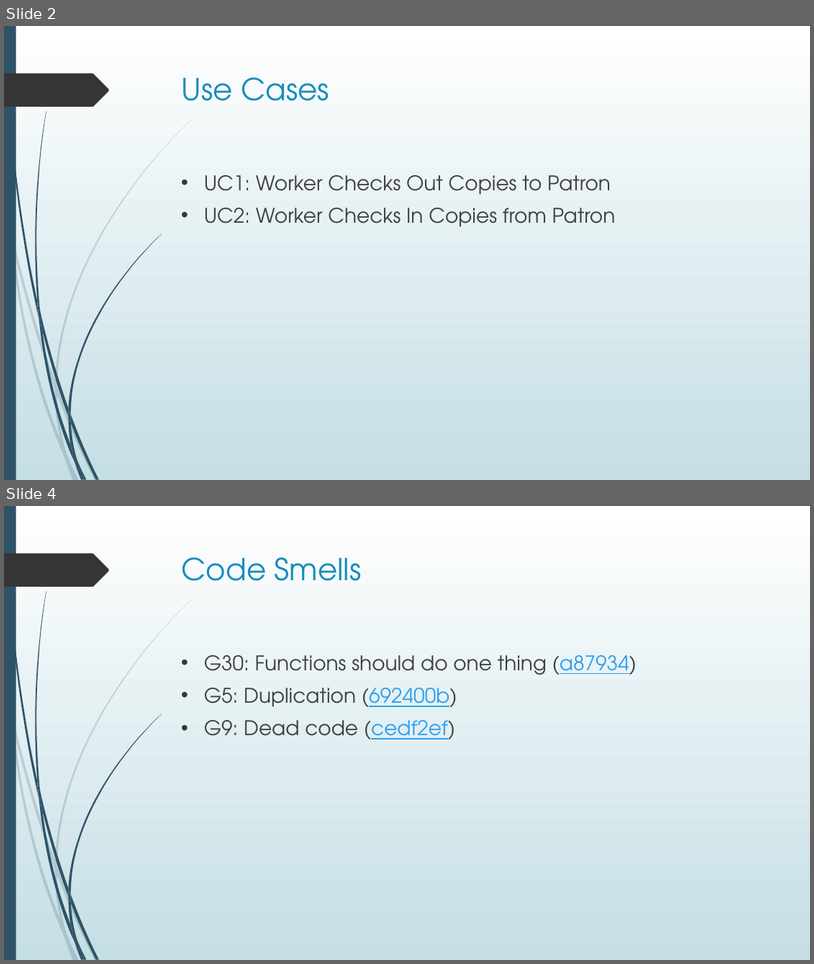
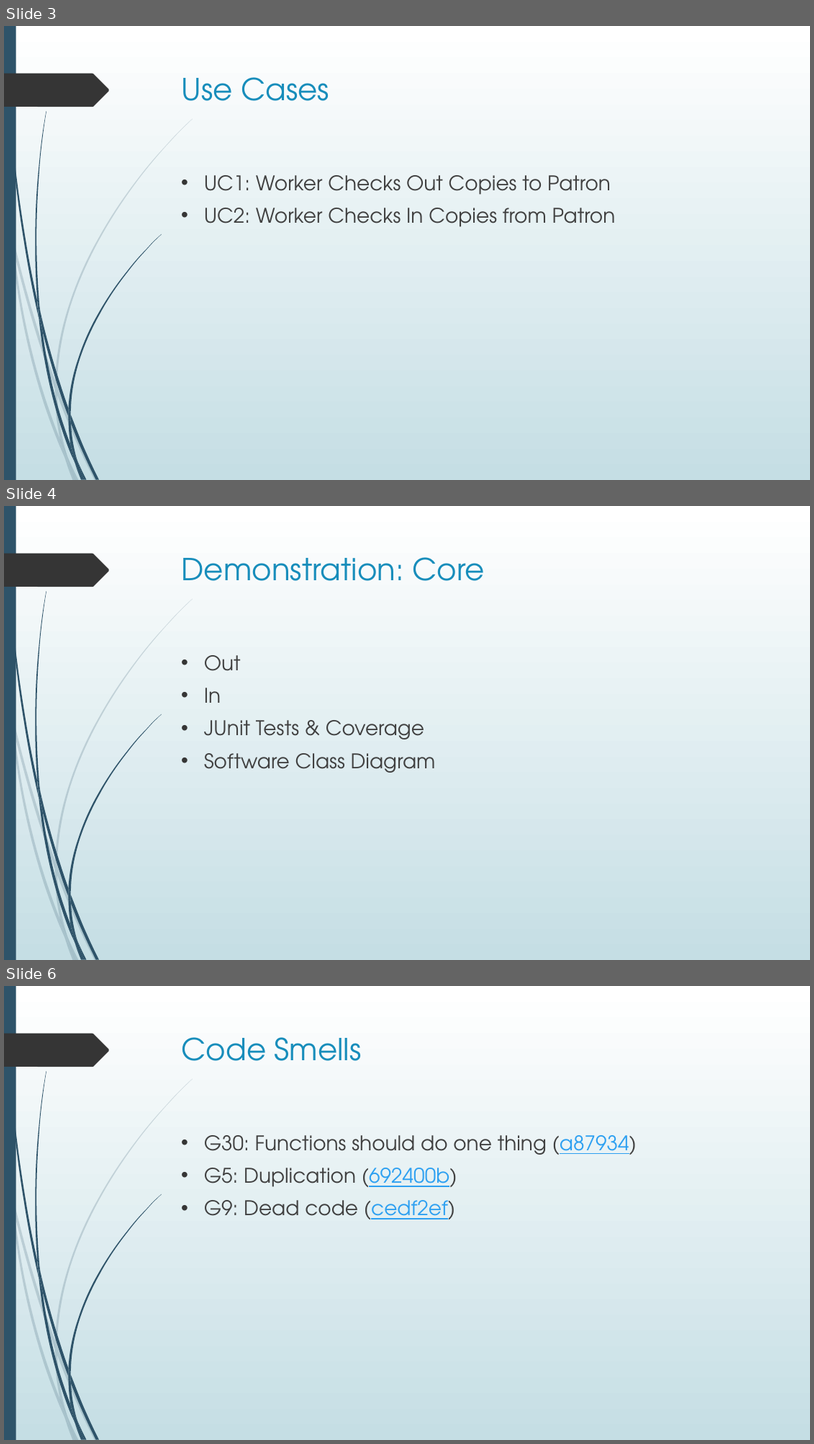
Before and after one commit to dan-ward/TP-6, a slide deck: TRL_final/Textbook Rental Library - Presentation.pptx. Shown one above the other, each under a label of ours: slides 2 and 4 before the commit, slides 3, 4 and 6 after it; the slides between them are not shown. The pictures are 814x964 and 814x1444 pixels, drawn with LibreOffice and Linux fonts; fonts in the diff are those of the drawing. Boxes give left, top, right and bottom in pixels: in the first picture for what was removed or moved away, otherwise in the second. Text is boxed around its words. In the diff, an @@ line names an element or a change of style, - is before the commit and + after.

```diff
--- a/TRL_final/Textbook Rental Library - Presentation.pptx
+++ b/TRL_final/Textbook Rental Library - Presentation.pptx
@@ slide 4 added at (4,506,810,960), background gradient #FFFFFF to #C5DEE5; not listed: 24 template elements that a slide beside it also shows @@
@@ title added at (182,557,485,581), 36 pt, text #178DBB @@
+Demonstration: Core
@@ text added at (204,655,436,772), 24 pt, text #404040 @@
+• Out
+• In
+• JUnit Tests & Coverage
+• Software Class Diagram
@@ what was slide 2 is now slide 3 @@
@@ what was slide 4 is now slide 6 @@
```
Also in this commit, not shown: 2 other slides added, 1 slide removed.
